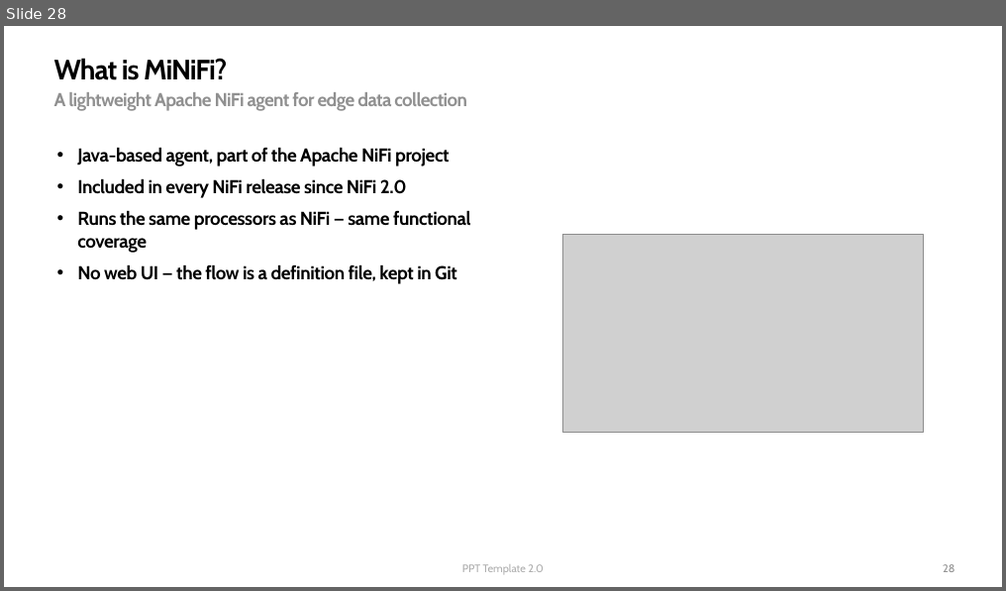
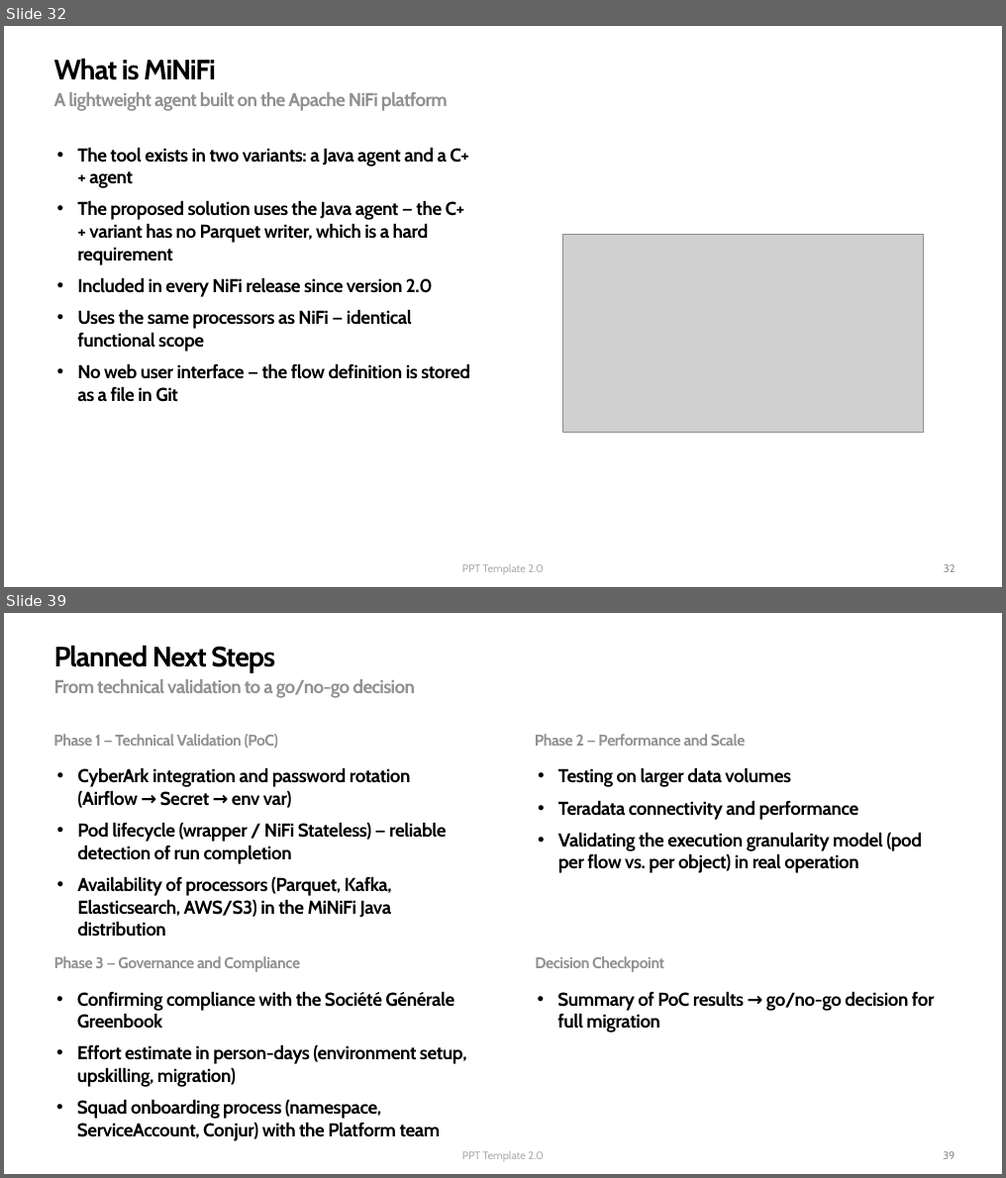
Before and after one commit to captjerzi-pixel/kb_jer, a slide deck: MiNiFi_pilot.pptx. Shown one above the other, each under a label of ours: slide 28 before the commit, slides 32 and 39 after it; the slides between them are not shown. The pictures are 1006x591 and 1006x1178 pixels, drawn with LibreOffice and Linux fonts; fonts in the diff are those of the drawing; grey boxes stand for pictures; background and template pictures are left out. Boxes give left, top, right and bottom in pixels: in the first picture for what was removed or moved away, otherwise in the second. Text is boxed around its words. In the diff, an @@ line names an element or a change of style, - is before the commit and + after.

```diff
--- a/MiNiFi_pilot.pptx
+++ b/MiNiFi_pilot.pptx
@@ slide 39 added at (4, 613, 1002, 1174), background picture (left out) @@
@@ text added at (54, 645, 275, 672), 27 pt, text #000000, bold @@
+Planned Next Steps
@@ text added at (54, 679, 415, 698), 18 pt, text #909090, bold @@
+From technical validation to a go/no-go decision
@@ text added at (54, 734, 278, 748), 15 pt, text #909090, bold @@
+Phase 1 — Technical Validation (PoC)
@@ text added at (535, 734, 746, 746), 15 pt, text #909090, bold @@
+Phase 2 — Performance and Scale
@@ text added at (77, 767, 446, 918), 18 pt, text #000000, bold @@
+        • CyberArk integration and password rotation (Airflow → Secret → env var)
+        • Pod lifecycle (wrapper / NiFi Stateless) — reliable detection of run completion
+        • Availability of processors (Parquet, Kafka, Elasticsearch, AWS/S3) in the MiNiFi Java distribution
@@ text added at (558, 767, 922, 873), 18 pt, text #000000, bold @@
+        • Testing on larger data volumes
+        • Teradata connectivity and performance
+        • Validating the execution granularity model (pod per flow vs. per object) in real operation
@@ text added at (54, 957, 300, 972), 15 pt, text #909090, bold @@
+Phase 3 — Governance and Compliance
@@ text added at (535, 957, 664, 972), 15 pt, text #909090, bold @@
+Decision Checkpoint
@@ text added at (77, 991, 467, 1142), 18 pt, text #000000, bold @@
+    • Confirming compliance with the Société Générale Greenbook
+    • Effort estimate in person-days (environment setup, upskilling, migration)
+    • Squad onboarding process (namespace, ServiceAccount, Conjur) with the Platform team
@@ text added at (557, 991, 935, 1033), 18 pt, text #000000, bold @@
+    • Summary of PoC results → go/no-go decision for full migration
@@ text added at (462, 1152, 544, 1161), 10.5 pt, text #ADADAD @@
+PPT Template 2.0
@@ page number added at (943, 1152, 954, 1159), 10.5 pt, text #909090 @@
+39
@@ what was slide 28 is now slide 32 @@
@@ slide 32 changed as well @@
@@ text at (54, 58, 216, 80): text changed @@
-What is MiNiFi?
+What is MiNiFi
@@ text at (54, 92, 448, 111): text changed @@
-A lightweight Apache NiFi agent for edge data collection
+A lightweight agent built on the Apache NiFi platform
@@ text at (77, 147, 470, 402): text changed @@
-        • Java-based agent, part of the Apache NiFi project
-        • Included in every NiFi release since NiFi 2.0
-        • Runs the same processors as NiFi — same functional coverage
-        • No web UI — the flow is a definition file, kept in Git
+        • The tool exists in two variants: a Java agent and a C++ agent
+        • The proposed solution uses the Java agent — the C++ variant has no Parquet writer, which is a hard requirement
+        • Included in every NiFi release since version 2.0
+        • Uses the same processors as NiFi — identical functional scope
+        • No web user interface — the flow definition is stored as a file in Git
@@ page number at (944, 565, 955, 572): text changed @@
-28
+32
```
Also in this commit, not shown: 1 other slide changed, 9 other slides added.
